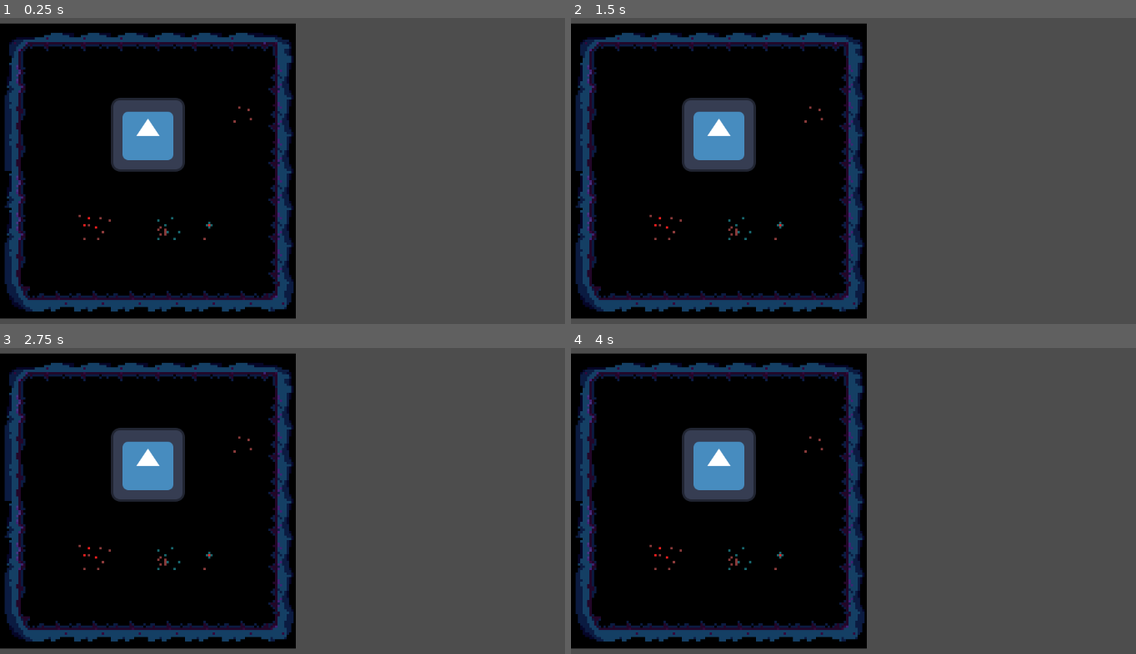
Above: before the commit, frames 1-4 (two rows, left to right).
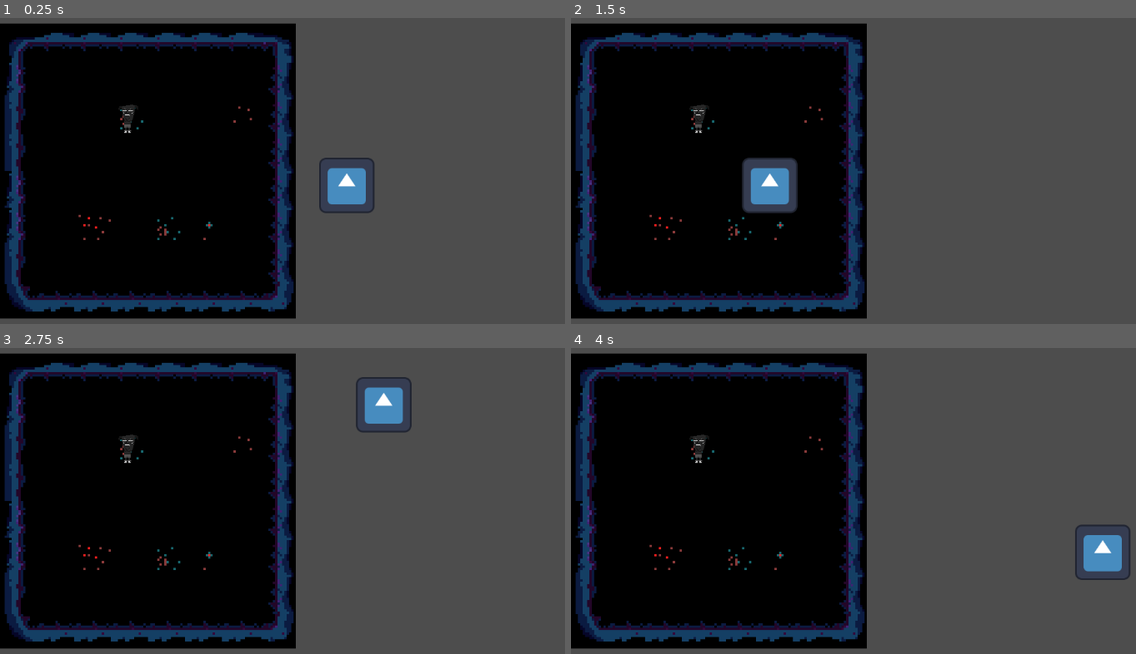
Above: after the commit, the same moments.

Repository: x8c8r/icojam2023
Game: Godot game, scene res://Scenes/InitScene.tscn
Two runs of this game, one before a commit and one after it. Both use one fixed random seed, a clock stepped at 60 frames per second and the inputs below. The engine's default icon, where the game draws it, is replaced by a stand-in: a white triangle on a blue panel in a dark square.
Inputs (mouse positions are in pixels of both pictures, inside the frame that each line leads up to):
- Up to frame 1 (0.25 s): no input
- Up to frame 2 (1.5 s): tap Enter at 0.5 s; move the mouse to (1051, 155) at 0.52 s; tap A (action_toggle_move_attack) at 0.6 s; click (1051, 155) at 0.8 s; click (1051, 155) at 1.25 s; move the mouse to (768, 192) at 1.27 s; click (768, 192) at 1.35 s
- Up to frame 3 (2.75 s): tap A (action_toggle_move_attack) at 1.55, 2.1 s; click (197, 522) at 2 s; move the mouse to (401, 421) at 2.02 s; click (401, 421) at 2.3 s
- Up to frame 4 (4 s): click (972, 421) at 2.75 s; move the mouse to (870, 577) at 2.77 s; click (870, 577) at 2.85 s; tap A (action_toggle_move_attack) at 3.05, 3.6 s; click (870, 577) at 3.5 s; move the mouse to (1102, 559) at 3.52 s; click (1102, 559) at 3.8 s

The runs differ from the first frame. In frame 1, 4.2% of the frame differs, in the area x 19-67%, y 26-64%; in frame 2, 4.7%, in the area x 19-41%, y 26-64%; in frame 3, 4.2%; in frame 4, 4.2%.

Commit message:
player movement

Diff:
--- a/DB/Base/Weapons/base_sword.gd
+++ b/DB/Base/Weapons/base_sword.gd
@@ -7,3 +7,5 @@
 @export var range:int = 1
 
 ## TODO: Add actual attack mechanic after we are done with tileset
+func use_item() -> void:
+	print("used a sword lmao")
--- a/DB/Weapons/small_sword.gd
+++ b/DB/Weapons/small_sword.gd
@@ -1 +1,5 @@
 extends BaseSword
+
+func use_item() -> void:
+	super()
+	pass
--- a/Objects/Player/player.gd
+++ b/Objects/Player/player.gd
@@ -1,26 +1,50 @@
 extends Node2D
 
 # INITIALIZATION
+var out = preload("res://Objects/outline.tscn")
+var outline = out.instantiate()
 func _ready():
 	GameManager.turn_ended.connect(end_turn)
+	get_tree().current_scene.add_child.call_deferred(outline)
 
 # MOVEMENT
-var can_move:bool = false
+var move_tile_target:Vector2
+var prev_move_tile_target:Vector2 = move_tile_target
 
 const MOVEMENT_SIZE = 64
 
-func check_movement(increment:Vector2):
+func get_cell_pos_in_tilemap(position:Vector2) -> Vector2i:
 	var tilemap:TileMap = get_tree().current_scene.get_node("Collision")
-	var pos_grid = tilemap.get_cell_tile_data(0, tilemap.local_to_map(position + increment))
-	if pos_grid: # There is a tile at that place
-		can_move = false
+	return tilemap.local_to_map(position)
+
+func check_movement(position:Vector2i) -> bool:
+	var tilemap:TileMap = get_tree().current_scene.get_node("Collision")
+	var cell_exists = tilemap.get_cell_tile_data(0, position)
+	var player_pos = get_cell_pos_in_tilemap(self.position)
+	if cell_exists: # There is a tile at that place
+		return false
 	else:
-		can_move = true
+		var v2_pos = Vector2(position)
+		var v2_pl_pos = Vector2(player_pos)
+		if v2_pos.distance_to(v2_pl_pos) > 1:
+			return false
+		else:
+			return true
+
+func move(target_pos:Vector2i) -> void:
+	var tilemap:TileMap = get_tree().current_scene.get_node("Collision")
+	var pos = tilemap.map_to_local(target_pos)
+	position = pos
+
+## OUTLINE
+func move_outline(target_pos:Vector2) -> void:
+	outline.position = get_cell_pos_in_tilemap(target_pos)*64
 
 # LOOP
 func check_inputs() -> Dictionary:
 	return {
-		switch_state = Input.is_action_just_pressed("action_toggle_move_attack")
+		switch_state = Input.is_action_just_pressed("action_toggle_move_attack"),
+		confirm_action = Input.is_action_just_pressed("confirm_action")
 	}
 
 func handle_inputs(inputs:Dictionary) -> void:
@@ -33,7 +57,8 @@
 	var inputs:Dictionary = check_inputs()
 
 	handle_inputs(inputs)
-	process_state()
+	process_state(inputs)
+	move_outline(get_viewport().get_mouse_position())
 
 # STATES
 enum playerState {
@@ -57,26 +82,50 @@
 
 	print("Changed state to: ", str(current_state))
 
-func process_state() -> void: # ACTION THAT THE PLAYER CAN PERFORM BEFORE THE TURN ENDS
+func process_state(inputs:Dictionary) -> void: # ACTION THAT THE PLAYER CAN PERFORM BEFORE THE TURN ENDS
 	match current_state	:
 		playerState.MOVE:
-			move_state()
-			pass
+			move_state(inputs)
 		playerState.ATTACK:
-			attack_state()
-			pass
+			attack_state(inputs)
 
-func attack_state() -> void:
+func attack_state(inputs:Dictionary) -> void:
 	pass
 
-func move_state() -> void:
+func move_state(inputs:Dictionary) -> void:
+	if inputs.confirm_action:
+		var pos = get_cell_pos_in_tilemap(get_viewport().get_mouse_position())
+		if check_movement(pos):
+			move_tile_target = pos
+
+
+
 	pass
 
-func process_state_action() -> void: # THE ACTUAL ACTION THAT HAPPENS AT THE END OF THE TURN
+func process_end_state() -> void: # THE ACTUAL ACTION THAT HAPPENS AT THE END OF THE TURN
+	match current_state:
+		playerState.MOVE:
+			end_move_state()
+		playerState.ATTACK:
+			end_attack_state()
+	pass
+
+func end_attack_state() -> void:
+	pass
+
+func end_move_state() -> void:
+	if move_tile_target != prev_move_tile_target:
+		move(move_tile_target)
+	prev_move_tile_target = move_tile_target
+	pass
+
+func reset_state_stuff() -> void:
+	# MOVEMENT
+	current_state = playerState.MOVE
 	pass
 
 # END OF TURN
 func end_turn() -> void:
 	print("END OF A TURN")
-	process_state_action()
-	current_state = playerState.MOVE
+	process_end_state()
+	reset_state_stuff()
--- a/Objects/Player/player.tscn
+++ b/Objects/Player/player.tscn
@@ -1,10 +1,11 @@
 [gd_scene load_steps=3 format=3 uid="uid://c0g5g5d5km30u"]
 
 [ext_resource type="Script" path="res://Objects/Player/player.gd" id="1_2yoxu"]
-[ext_resource type="Texture2D" uid="uid://b3w8xfpwpr47e" path="res://icon.svg" id="2_8037d"]
+[ext_resource type="Texture2D" uid="uid://cx1v44qv0wmas" path="res://Sprites/pixilart-drawing.png" id="2_oowfy"]
 
 [node name="player" type="Node2D"]
 script = ExtResource("1_2yoxu")
 
 [node name="Sprite2D" type="Sprite2D" parent="."]
-texture = ExtResource("2_8037d")
+texture_filter = 1
+texture = ExtResource("2_oowfy")
--- /dev/null
+++ b/Objects/outline.tscn
@@ -0,0 +1,10 @@
+[gd_scene load_steps=2 format=3 uid="uid://d3e1iw71wr0yg"]
+
+[ext_resource type="Texture2D" uid="uid://b3w8xfpwpr47e" path="res://icon.svg" id="1_m3rkr"]
+
+[node name="outline" type="Node2D"]
+
+[node name="Sprite2D" type="Sprite2D" parent="."]
+scale = Vector2(0.75, 0.75)
+texture = ExtResource("1_m3rkr")
+offset = Vector2(32, 32)
--- a/Scenes/InitScene.tscn
+++ b/Scenes/InitScene.tscn
@@ -82,4 +82,4 @@
 layer_0/tile_data = PackedInt32Array(196609, 65536, 4, 131073, 65536, 3, 65537, 65536, 2, 65536, 0, 2, 131072, 0, 3, 19 …(425 unchanged characters)…
 
 [node name="player" parent="." instance=ExtResource("2_pvvyv")]
-position = Vector2(256, 256)
+position = Vector2(223, 223)
--- a/project.godot
+++ b/project.godot
@@ -26,6 +26,11 @@
 "events": [Object(InputEventKey,"resource_local_to_scene":false,"resource_name":"","device":-1,"window_id":0,"alt_pressed":false,"shift_pressed":false,"ctrl_pressed":false,"meta_pressed":false,"pressed":false,"keycode":0,"physical_keycode":65,"key_label":0,"unicode":97,"echo":false,"script":null)
 ]
 }
+confirm_action={
+"deadzone": 0.5,
+"events": [Object(InputEventMouseButton,"resource_local_to_scene":false,"resource_name":"","device":-1,"window_id":0,"alt_pressed":false,"shift_pressed":false,"ctrl_pressed":false,"meta_pressed":false,"button_mask":1,"position":Vector2(316, 15),"global_position":Vector2(320, 58),"factor":1.0,"button_index":1,"canceled":false,"pressed":true,"double_click":false,"script":null)
+]
+}
 
 [rendering]
 
Binary file added: Sprites/pixilart-drawing.png
Not shown, added: Sprites/pixilart-drawing.png.import
